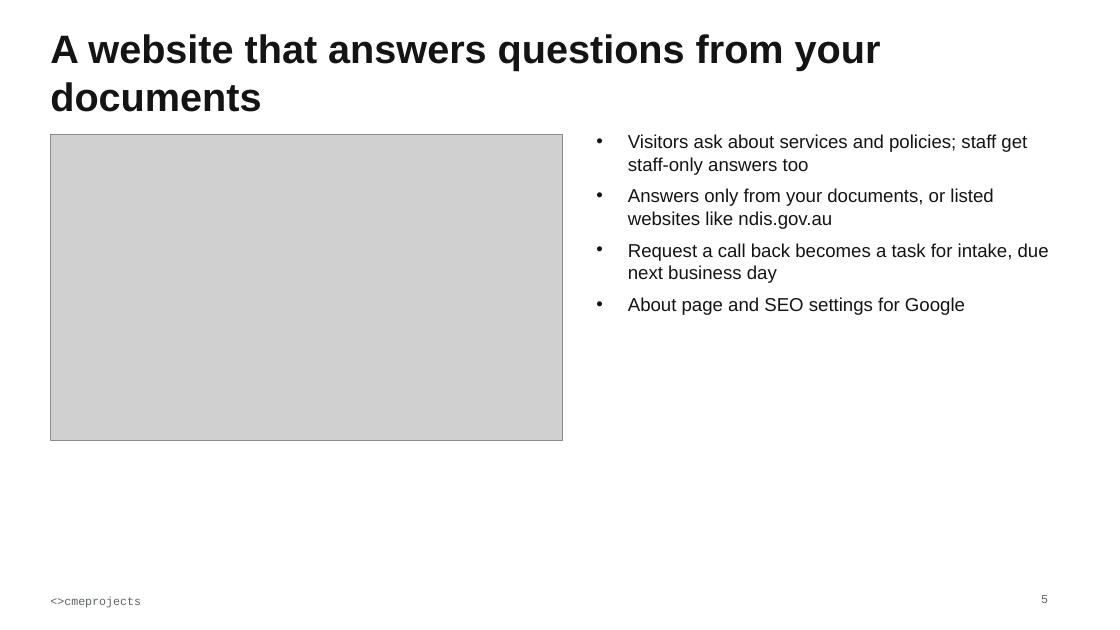
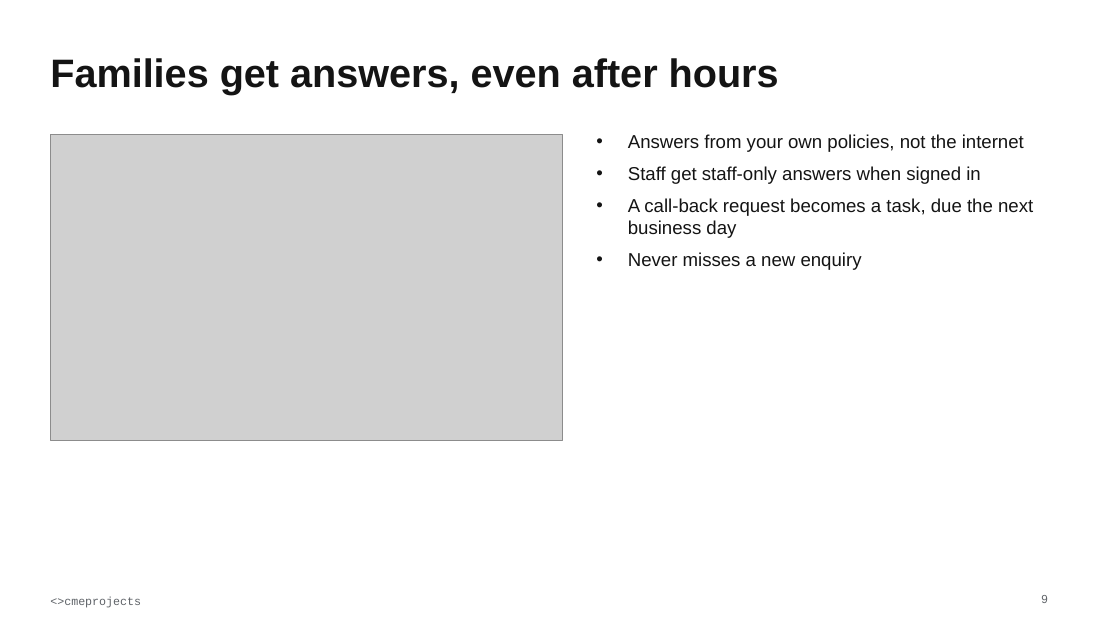
Before and after one commit to cmeprojects/portal, a slide deck: slide 9 of docs/deliverables/04 Briefer - Staff Portal overview.pptx (slide 5 before the commit). Drawn at 1120x630 pixels with LibreOffice and Linux fonts; fonts in the diff are those of the drawing; grey boxes stand for pictures. Boxes give left, top, right and bottom in pixels: in the first picture for what was removed or moved away, otherwise in the second. Text is boxed around its words. In the diff, an @@ line names an element or a change of style, - is before the commit and + after.

```diff
--- a/docs/deliverables/04 Briefer - Staff Portal overview.pptx
+++ b/docs/deliverables/04 Briefer - Staff Portal overview.pptx
@@ text at (x1=50, y1=58, x2=779, y2=94): text changed @@
-A website that answers questions from your documents
+Families get answers, even after hours
@@ text at (x1=628, y1=134, x2=1033, y2=270): text changed @@
-• Visitors ask about services and policies; staff get staff-only answers too
-• Answers only from your documents, or listed websites like ndis.gov.au
-• Request a call back becomes a task for intake, due next business day
-• About page and SEO settings for Google
+• Answers from your own policies, not the internet
+• Staff get staff-only answers when signed in
+• A call-back request becomes a task, due the next business day
+• Never misses a new enquiry
```
Also in this commit, not shown: 4 other slides changed, 8 slides added, 4 slides removed, 6 other files.
